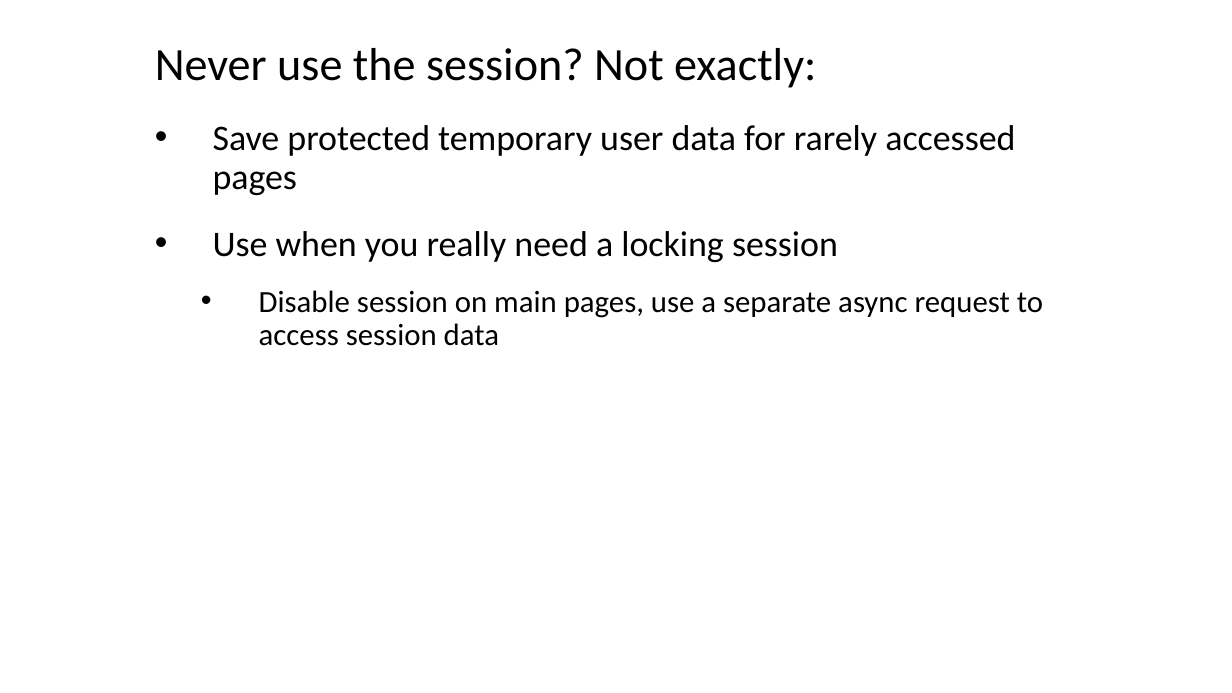
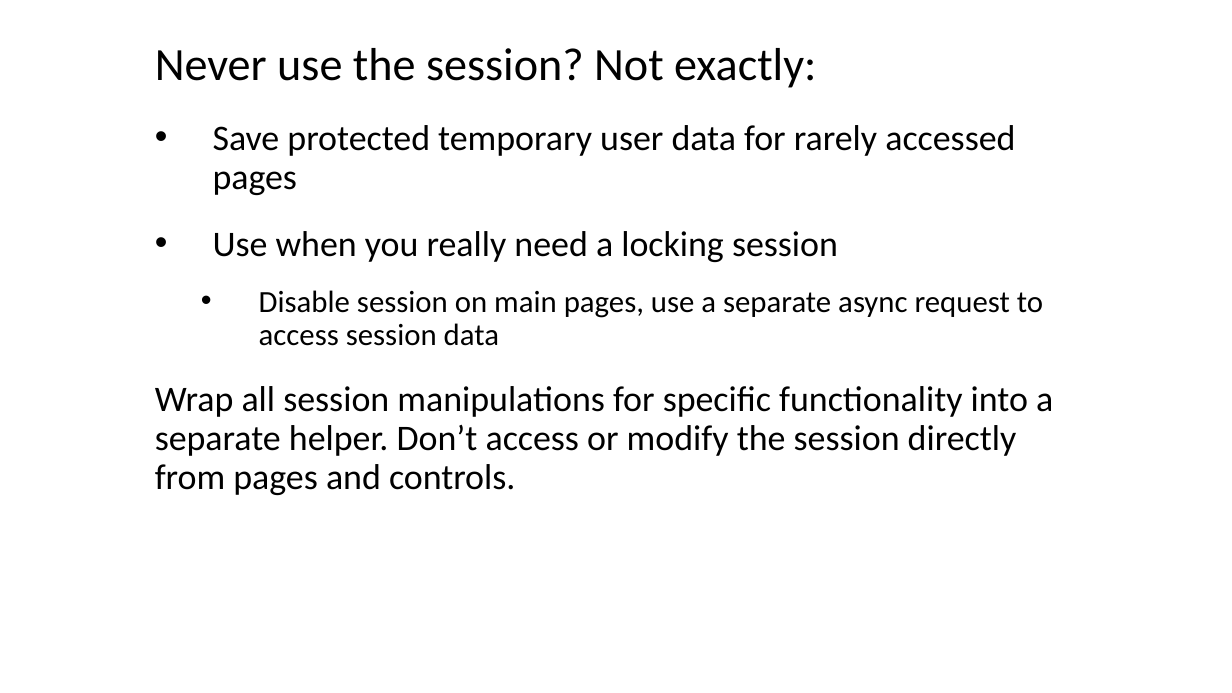
Before and after one commit to kosta-arnorsky/ASP.NET-Session-Demo, a slide deck: slide 18 of ASP.NET Session.pptx. Drawn at 1232x693 pixels with LibreOffice and Linux fonts; fonts in the diff are those of the drawing. Boxes give left, top, right and bottom in pixels: in the first picture for what was removed or moved away, otherwise in the second. Text is boxed around its words. In the diff, an @@ line names an element or a change of style, - is before the commit and + after.

Commit message:
Updated presentation

```diff
--- a/ASP.NET Session.pptx
+++ b/ASP.NET Session.pptx
@@ subtitle at (x1=155, y1=386, x2=1053, y2=490): paragraph added @@
+Wrap all session manipulations for specific functionality into a separate helper. Don’t access or modify the session directly from pages and controls.
```
